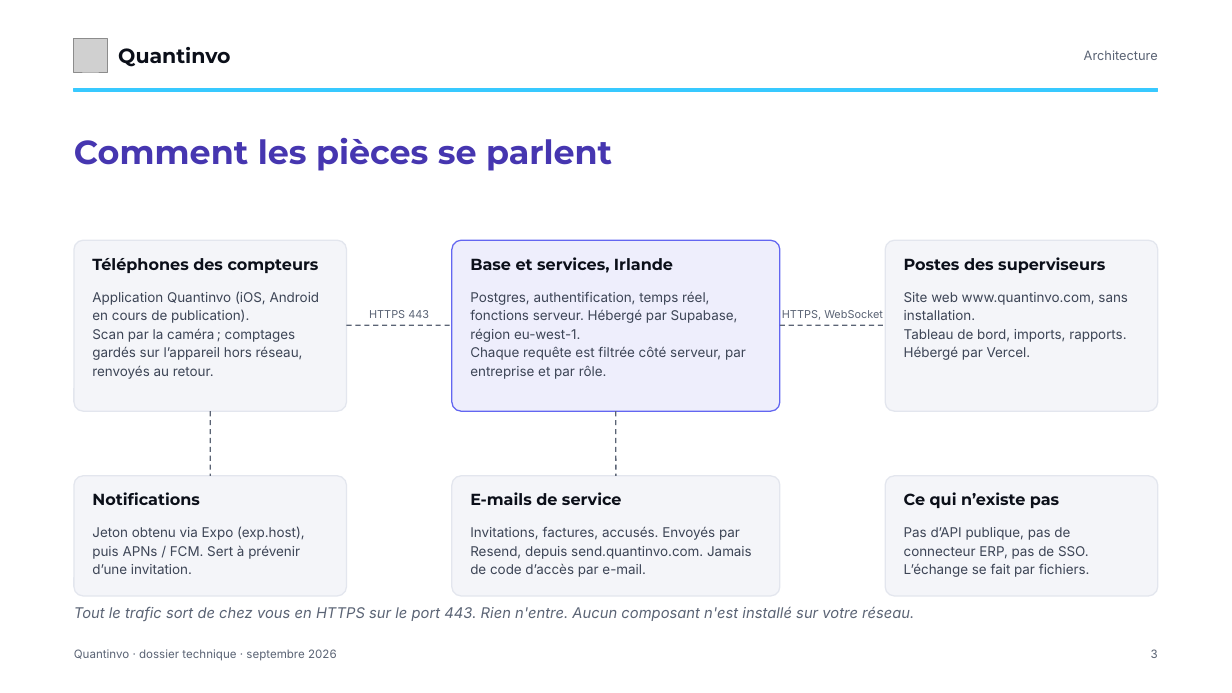
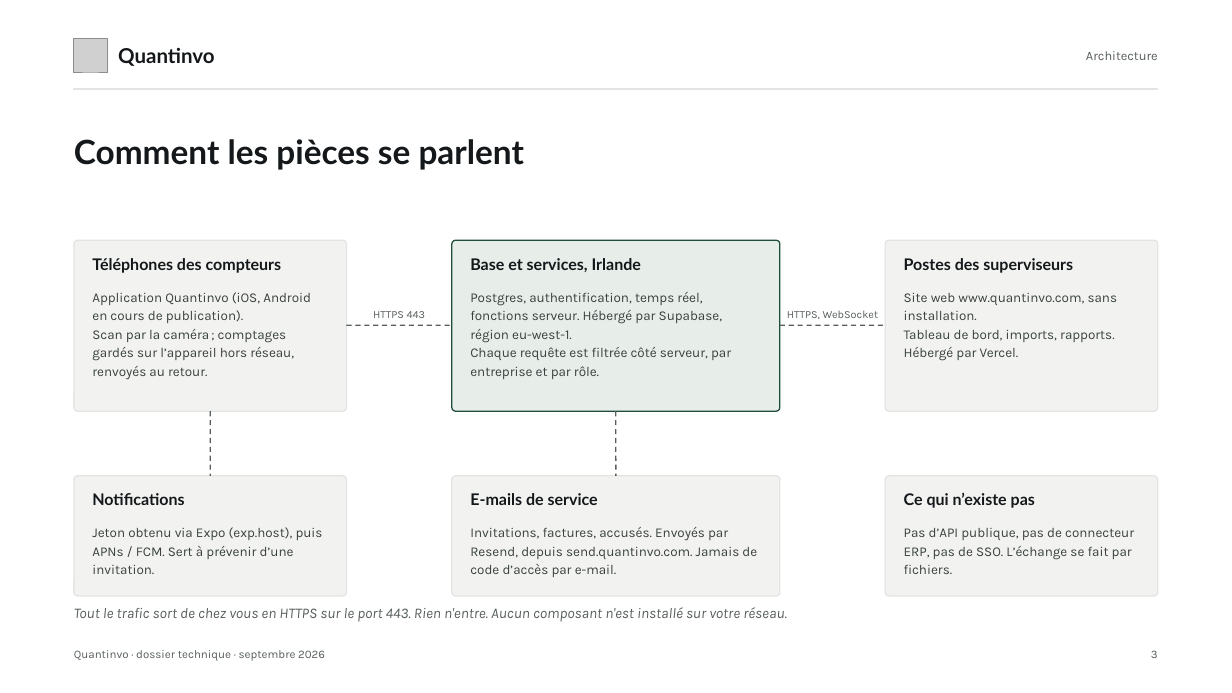
Before and after one commit to devkaylab/Inventaire, a slide deck: slide 3 of docs/entreprise/deck/Quantinvo-dossier-DSI-marque.pptx. Drawn at 1232x693 pixels with LibreOffice and Linux fonts; fonts in the diff are those of the drawing; grey boxes stand for pictures. Boxes give left, top, right and bottom in pixels: in the first picture for what was removed or moved away, otherwise in the second. Text is boxed around its words. In the diff, an @@ line names an element or a change of style, - is before the commit and + after.

```diff
--- a/docs/entreprise/deck/Quantinvo-dossier-DSI-marque.pptx
+++ b/docs/entreprise/deck/Quantinvo-dossier-DSI-marque.pptx
@@ rectangle at (x1=74, y1=89, x2=1158, y2=90): fill #38C9FF to #E2E5E1; outline #38C9FF 1 pt to #E2E5E1 1 pt @@
@@ text "Comment les pièces se parlent" at (x1=74, y1=139, x2=524, y2=170): font Montserrat to Lato, text colour #4636B0 to #14181A @@
@@ rounded rectangle at (x1=452, y1=240, x2=780, y2=411): fill #EEEEFC to #E7EDE9; outline #6366F1 1 pt to #1E4D3B 1 pt; proportions changed @@
@@ line (347, 325) - (452, 325): stroke #5B6475 1 pt dashed to #575F5C 1 pt dashed @@
@@ line (780, 325) - (885, 325): stroke #5B6475 1 pt dashed to #575F5C 1 pt dashed @@
@@ line (210, 411) - (210, 476): stroke #5B6475 1 pt dashed to #575F5C 1 pt dashed @@
@@ line (616, 411) - (616, 476): stroke #5B6475 1 pt dashed to #575F5C 1 pt dashed @@
@@ fill #F4F5F9 to #F2F3F1; outline #E3E6EE 1 pt to #E2E5E1 1 pt; proportions changed in 5 elements at (x1=74, y1=240, x2=347, y2=411), (x1=885, y1=240, x2=1158, y2=411), (x1=74, y1=476, x2=347, y2=596), (x1=452, y1=476, x2=780, y2=596), (x1=885, y1=476, x2=1158, y2=596) @@
@@ font Montserrat to Lato, text colour #0B0F19 to #14181A in 7 elements at (x1=118, y1=47, x2=214, y2=66), (x1=92, y1=258, x2=282, y2=273), (x1=470, y1=258, x2=641, y2=272), (x1=904, y1=258, x2=1073, y2=273), (x1=92, y1=493, x2=184, y2=505), (x1=470, y1=493, x2=598, y2=505), (x1=904, y1=493, x2=1035, y2=508) @@
@@ font Inter to Karla, text colour #3D4556 to #3A423F in 6 elements at (x1=92, y1=292, x2=311, y2=380), (x1=470, y1=292, x2=731, y2=379), (x1=904, y1=293, x2=1118, y2=361), (x1=92, y1=527, x2=323, y2=574), (x1=470, y1=527, x2=757, y2=577), (x1=904, y1=528, x2=1134, y2=574) @@
@@ font Inter to Karla, text colour #5B6475 to #575F5C in 6 elements at (x1=1086, y1=51, x2=1158, y2=60), (x1=373, y1=311, x2=426, y2=318), (x1=787, y1=310, x2=879, y2=319), (x1=74, y1=607, x2=787, y2=622), (x1=74, y1=650, x2=325, y2=661), (x1=1151, y1=650, x2=1158, y2=658) @@
```
Also in this commit, not shown: 16 other slides changed, 19 other files.
